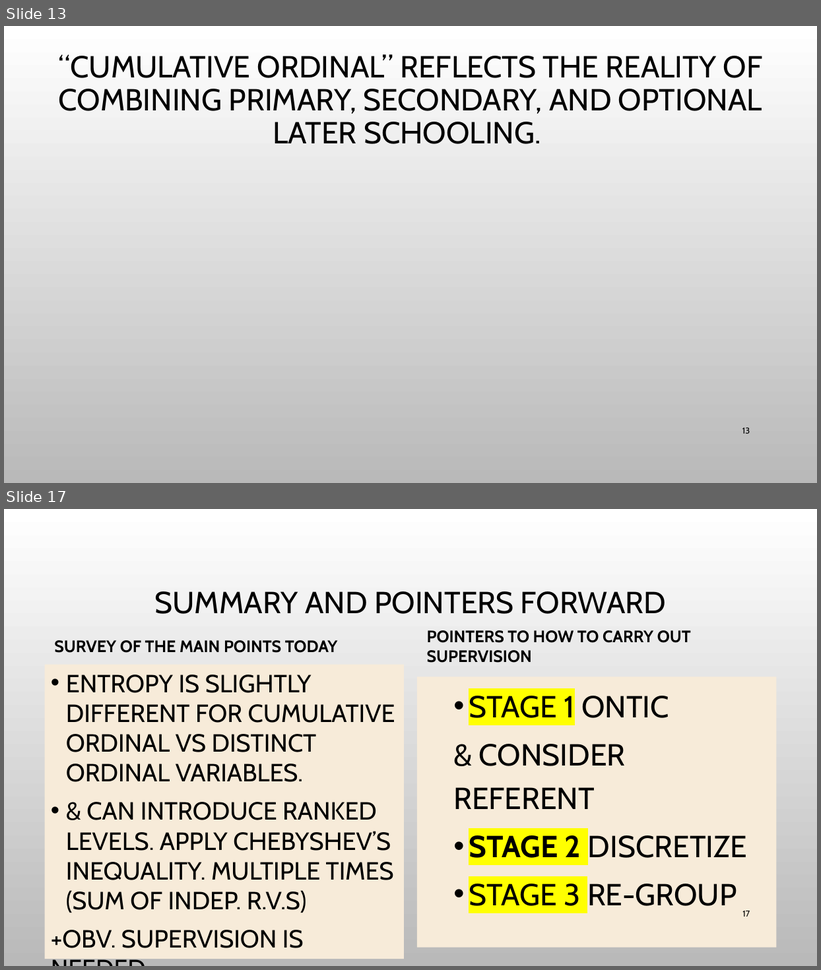
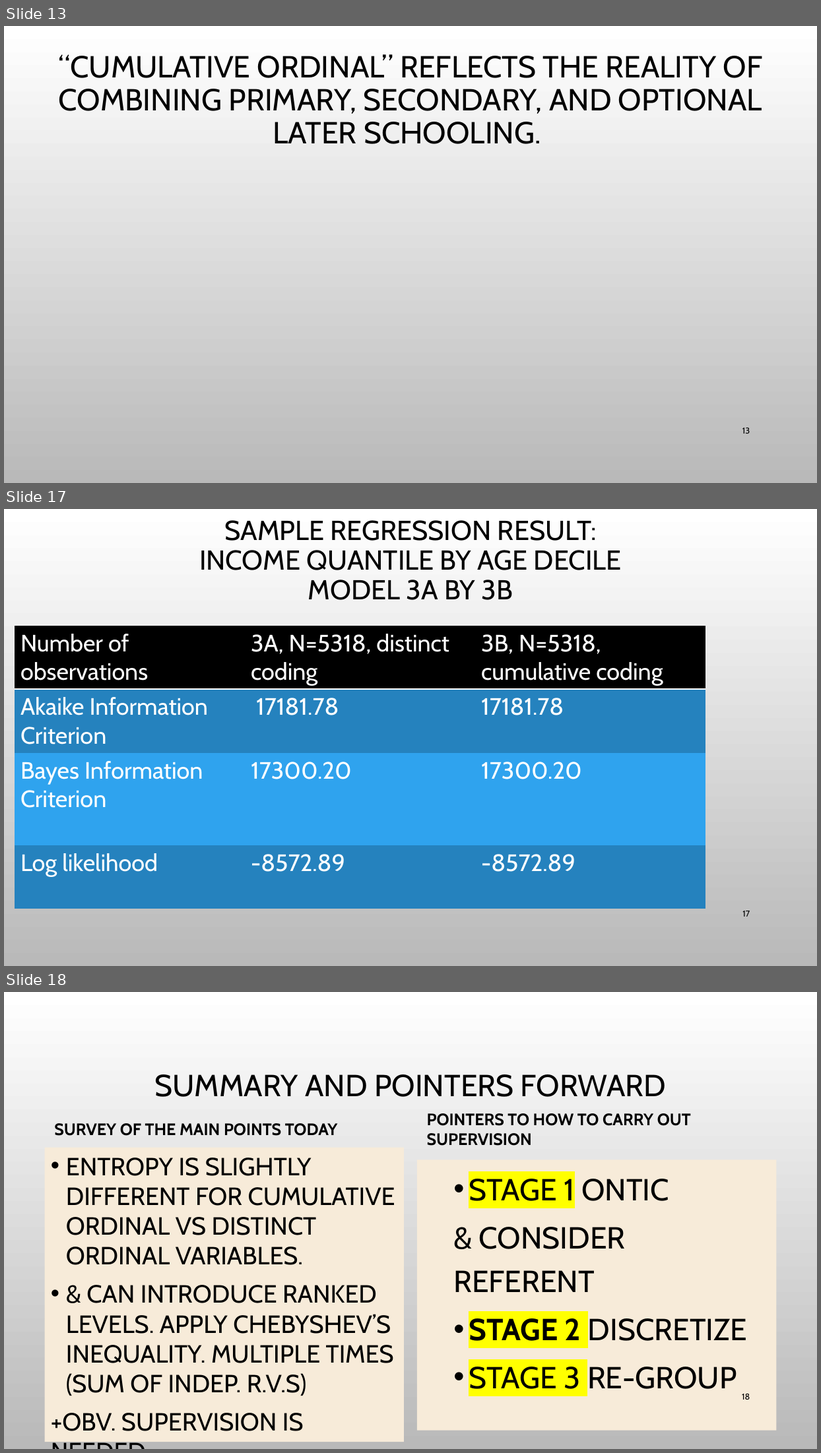
Before and after one commit to WendyOlsen/entropyOrdinalData2024, a slide deck: BSPSConferencePaperEntropyWendy-Olsen.pptx. Shown one above the other, each under a label of ours: slides 13 and 17 before the commit, slides 13, 17 and 18 after it; the slides between them are not shown. The pictures are 821x970 and 821x1453 pixels, drawn with LibreOffice and Linux fonts; fonts in the diff are those of the drawing; grey boxes stand for pictures; background and template pictures are left out. Boxes give left, top, right and bottom in pixels: in the first picture for what was removed or moved away, otherwise in the second. Text is boxed around its words. In the diff, an @@ line names an element or a change of style, - is before the commit and + after.

```diff
--- a/BSPSConferencePaperEntropyWendy-Olsen.pptx
+++ b/BSPSConferencePaperEntropyWendy-Olsen.pptx
@@ slide 17 added at (4,509,817,966), background picture (left out) @@
@@ title added at (199,520,622,600), 32.4 pt, text #000000 @@
+SAMPLE REGRESSION RESULT:
+INCOME QUANTILE BY AGE DECILE
+MODEL 3A BY 3B
@@ table added at (15,626,706,906), 4 rows, 3 columns @@
+Number of observations | 3A, N=5318, distinct coding | 3B, N=5318, cumulative coding
+Akaike Information Criterion | 17181.78 | 17181.78
+Bayes Information Criterion | 17300.20 | 17300.20
+Log likelihood | -8572.89 | -8572.89
@@ page number added at (743,911,750,917), 10 pt, text #000000 @@
+17
@@ what was slide 17 is now slide 18 @@
@@ page number at (742,1394,750,1400): text changed @@
-17
+18
```
Also in this commit, not shown: 6 slides changed, 11 other files.
